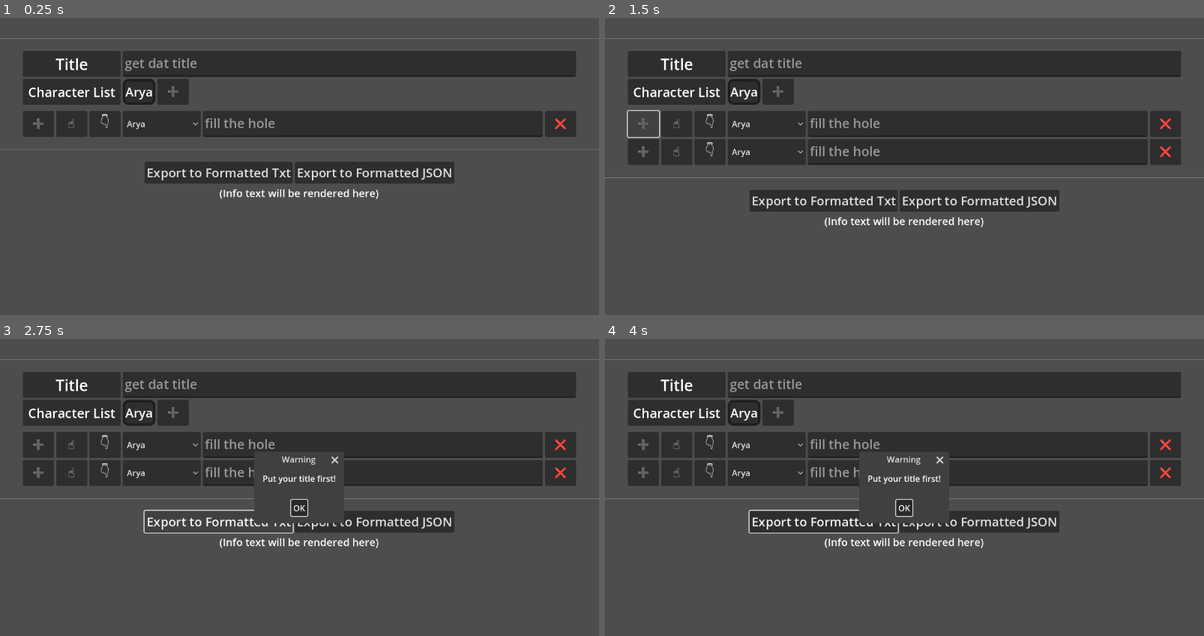
Above: before the commit, frames 1-4 (two rows, left to right).
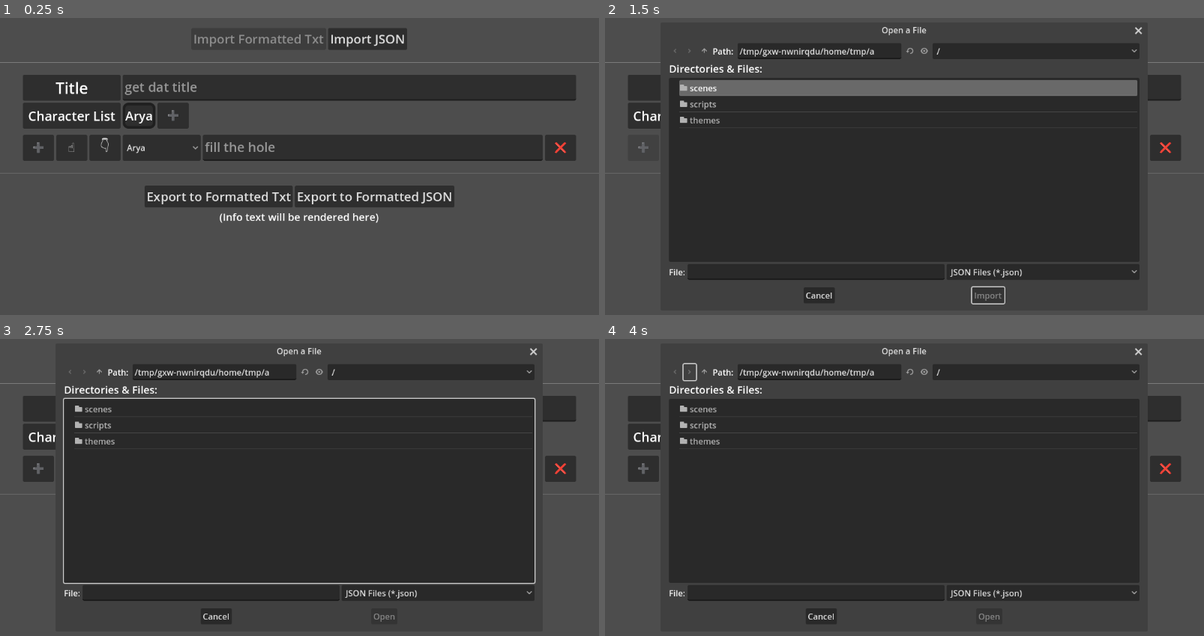
Above: after the commit, the same moments.

Repository: etherealxx/dramaturgamos-godot
Game: Godot game, scene res://scenes/main.tscn
Same seed, same stepped clock (60 frames per second), same inputs: the game is played once before the commit and once after it.
Inputs (mouse positions are in pixels of both pictures, inside the frame that each line leads up to):
- Up to frame 1 (0.25 s): no input
- Up to frame 2 (1.5 s): click (970, 38) at 0.5 s, where only the run after the commit has a clickable "Import JSON"; click "➕" at 1.25 s
- Up to frame 3 (2.75 s): click "Export to Formatted Txt" at 2 s
- Up to frame 4 (4 s): click "Export to Formatted JSON" at 2.75 s; click (688, 371) at 3.52 s

The runs differ from the first frame. In frame 1, 36% of the frame differs, in the area x 0-100%, y 3-70%; in frame 2, 41%, in the area x 0-100%, y 3-97%; in frame 3, 41%; in frame 4, 40%.

Commit message:
import mechanic. Lots of bugs

Diff:
--- a/scenes/main.tscn
+++ b/scenes/main.tscn
@@ -2,12 +2,12 @@
 
 [ext_resource type="PackedScene" uid="uid://dj2rbr7ktv3ej" path="res://scenes/line_container.tscn" id="1_6uodd"]
 [ext_resource type="Theme" uid="uid://h1w2iewujk03" path="res://themes/emoji_button_theme.tres" id="1_53uel"]
-[ext_resource type="Script" path="res://scripts/LineContainer/main.gd" id="1_ft4hh"]
-[ext_resource type="Script" path="res://scripts/MainVContainer.gd" id="2_qm2ib"]
-[ext_resource type="Script" path="res://scripts/LineContainer/export_buttons.gd" id="3_v5iiy"]
+[ext_resource type="Script" path="res://scripts/MainControl/main.gd" id="1_ft4hh"]
+[ext_resource type="Script" path="res://scripts/MainVContainer/MainVContainer.gd" id="2_fx1rs"]
+[ext_resource type="Script" path="res://scripts/MainVContainer/import_buttons.gd" id="3_paokd"]
 [ext_resource type="Script" path="res://scripts/MainVContainer/TitleLine.gd" id="3_x2al1"]
 [ext_resource type="Script" path="res://scripts/MainVContainer/CharacterList.gd" id="4_p3y4n"]
-[ext_resource type="Script" path="res://scripts/LineContainer/export_buttons2.gd" id="5_32sbc"]
+[ext_resource type="Script" path="res://scripts/MainVContainer/export_buttons.gd" id="5_32sbc"]
 [ext_resource type="PackedScene" uid="uid://b7xselvyevq7v" path="res://scenes/character_line.tscn" id="5_ubqmt"]
 
 [sub_resource type="Theme" id="Theme_ourpl"]
@@ -39,34 +39,29 @@
 [node name="MainVContainer" type="VBoxContainer" parent="ScrollContainer"]
 layout_mode = 2
 size_flags_horizontal = 3
-script = ExtResource("2_qm2ib")
+script = ExtResource("2_fx1rs")
 
 [node name="EmptyLine" type="Control" parent="ScrollContainer/MainVContainer"]
 custom_minimum_size = Vector2(0, 40)
 layout_mode = 2
 
 [node name="ImportButtons" type="HBoxContainer" parent="ScrollContainer/MainVContainer"]
-visible = false
 layout_mode = 2
 alignment = 1
-
-[node name="ExportVarbtn" type="Button" parent="ScrollContainer/MainVContainer/ImportButtons"]
-custom_minimum_size = Vector2(60, 0)
-layout_mode = 2
-theme = ExtResource("1_53uel")
-text = "Export to Godot Variant Txt"
-
-[node name="ExportTextbtn" type="Button" parent="ScrollContainer/MainVContainer/ImportButtons"]
-custom_minimum_size = Vector2(60, 0)
-layout_mode = 2
-theme = ExtResource("1_53uel")
-text = "Export to Formatted Txt"
-
-[node name="ExportJsonbtn" type="Button" parent="ScrollContainer/MainVContainer/ImportButtons"]
-custom_minimum_size = Vector2(60, 0)
-layout_mode = 2
-theme = ExtResource("1_53uel")
-text = "Export to Formatted JSON"
+script = ExtResource("3_paokd")
+
+[node name="ImportTextbtn" type="Button" parent="ScrollContainer/MainVContainer/ImportButtons"]
+custom_minimum_size = Vector2(60, 0)
+layout_mode = 2
+theme = ExtResource("1_53uel")
+disabled = true
+text = "Import Formatted Txt"
+
+[node name="ImportJsonbtn" type="Button" parent="ScrollContainer/MainVContainer/ImportButtons"]
+custom_minimum_size = Vector2(60, 0)
+layout_mode = 2
+theme = ExtResource("1_53uel")
+text = "Import JSON"
 
 [node name="Separator" type="HSeparator" parent="ScrollContainer/MainVContainer"]
 custom_minimum_size = Vector2(0, 40)
@@ -192,7 +187,6 @@
 visible = false
 layout_mode = 2
 alignment = 1
-script = ExtResource("3_v5iiy")
 
 [node name="ExportVarbtn" type="Button" parent="ScrollContainer/MainVContainer/ExportButtons_old"]
 custom_minimum_size = Vector2(60, 0)
@@ -228,18 +222,6 @@
 layout_mode = 2
 theme = ExtResource("1_53uel")
 text = "Export to Formatted JSON"
-
-[node name="ExportButtons2" type="HBoxContainer" parent="ScrollContainer/MainVContainer"]
-visible = false
-layout_mode = 2
-alignment = 1
-script = ExtResource("5_32sbc")
-
-[node name="Test" type="Button" parent="ScrollContainer/MainVContainer/ExportButtons2"]
-custom_minimum_size = Vector2(60, 0)
-layout_mode = 2
-theme = ExtResource("1_53uel")
-text = "Test"
 
 [node name="InfoText" type="Label" parent="ScrollContainer/MainVContainer"]
 layout_mode = 2
@@ -265,9 +247,8 @@
 unresizable = true
 dialog_text = "Put your title first!"
 
-[connection signal="pressed" from="ScrollContainer/MainVContainer/ImportButtons/ExportVarbtn" to="ScrollContainer/MainVContainer/ImportButtons" method="_on_export_varbtn_pressed"]
-[connection signal="pressed" from="ScrollContainer/MainVContainer/ImportButtons/ExportTextbtn" to="ScrollContainer/MainVContainer/ImportButtons" method="_on_export_textbtn_pressed"]
-[connection signal="pressed" from="ScrollContainer/MainVContainer/ImportButtons/ExportJsonbtn" to="ScrollContainer/MainVContainer/ImportButtons" method="_on_export_jsonbtn_pressed"]
+[connection signal="pressed" from="ScrollContainer/MainVContainer/ImportButtons/ImportTextbtn" to="ScrollContainer/MainVContainer/ImportButtons" method="_on_import_textbtn_pressed"]
+[connection signal="pressed" from="ScrollContainer/MainVContainer/ImportButtons/ImportJsonbtn" to="ScrollContainer/MainVContainer/ImportButtons" method="_on_import_jsonbtn_pressed"]
 [connection signal="pressed" from="ScrollContainer/MainVContainer/CharacterScroll/CharacterList/OKButton" to="ScrollContainer/MainVContainer/CharacterScroll/CharacterList" method="_on_ok_button_pressed"]
 [connection signal="pressed" from="ScrollContainer/MainVContainer/CharacterScroll/CharacterList/XButton" to="ScrollContainer/MainVContainer/CharacterScroll/CharacterList" method="_on_x_button_pressed"]
 [connection signal="pressed" from="ScrollContainer/MainVContainer/CharacterScroll/CharacterList/PlusButton" to="ScrollContainer/MainVContainer/CharacterScroll/CharacterList" method="_on_plus_button_pressed"]
@@ -276,5 +257,4 @@
 [connection signal="pressed" from="ScrollContainer/MainVContainer/ExportButtons_old/ExportJsonbtn" to="ScrollContainer/MainVContainer/ExportButtons_old" method="_on_export_jsonbtn_pressed"]
 [connection signal="pressed" from="ScrollContainer/MainVContainer/ExportButtons/ExportTextbtn" to="ScrollContainer/MainVContainer/ExportButtons" method="_on_export_textbtn_pressed"]
 [connection signal="pressed" from="ScrollContainer/MainVContainer/ExportButtons/ExportJsonbtn" to="ScrollContainer/MainVContainer/ExportButtons" method="_on_export_jsonbtn_pressed"]
-[connection signal="pressed" from="ScrollContainer/MainVContainer/ExportButtons2/Test" to="ScrollContainer/MainVContainer/ExportButtons2" method="_on_test_pressed"]
 [connection signal="pressed" from="ScrollContainer/MainVContainer/Button" to="." method="_on_button_pressed"]
--- a/scripts/LineContainer/File_Dialog.gd
+++ /dev/null
@@ -1,12 +0,0 @@
-extends FileDialog
-
-
-# Called when the node enters the scene tree for the first time.
-func _ready():
-	#set_filters(PackedStringArray(["*.json ; JSON Files"]))
-	pass
-
-
-# Called every frame. 'delta' is the elapsed time since the previous frame.
-func _process(delta):
-	pass
--- a/scripts/LineContainer/line_container.gd
+++ b/scripts/LineContainer/line_container.gd
@@ -33,6 +33,9 @@
 
 func set_character_names(_character_names):
 	character_names = _character_names
+
+func set_dialog(text):
+	dialogtext.set_text(text)
 
 func update_character(namelist : Array[String] = character_names):
 	var option_itemlist : Array[String]
@@ -73,7 +76,9 @@
 	return null
 
 func get_character():
-	return charaoption.get_item_text(charaoption.get_selected())
+	var chara_name = charaoption.get_item_text(charaoption.get_selected())
+	if chara_name:
+		return chara_name
 
 func set_character_by_name(chara_name : String):
 	var select_index = 0
@@ -83,6 +88,8 @@
 				if charaoption.get_item_text(chara_index) == chara_name:
 					charaoption.selected = chara_index
 					break
+	charaoption.add_item(chara_name)
+	update_character()
 	#charaoption.set_item_text(chara)
 
 func get_dialog():
--- a/scripts/MainVContainer.gd
+++ /dev/null
@@ -1,11 +0,0 @@
-extends VBoxContainer
-
-var first_two_names := ["", ""]
-
-@onready var charlist = $CharacterScroll/CharacterList
-
-func _ready():
-	charlist.update_all_name_list()
-
-func fill_first_two_names(index, chara):
-	first_two_names.insert(index, chara)
--- a/scripts/MainVContainer/CharacterList.gd
+++ b/scripts/MainVContainer/CharacterList.gd
@@ -21,11 +21,11 @@
 			name_array.append(child.get_text())
 	return name_array
 
-func update_all_name_list():
+func update_all_name_list(namelist : Array[String] = check_available_name()):
 	for iternumber : int in parent.get_child_count():
 		var child = parent.get_child(iternumber)
 		if "islinecontainer" in parent.get_child(iternumber):
-			child.update_character(check_available_name())
+			child.update_character(namelist)
 
 func _on_ok_button_pressed():
 	var new_chara_name = textbox.get_text()
--- /dev/null
+++ b/scripts/MainVContainer/MainVContainer.gd
@@ -0,0 +1,56 @@
+extends VBoxContainer
+
+var first_two_names := ["", ""]
+
+@onready var charlist = $CharacterScroll/CharacterList
+
+func _ready():
+	charlist.update_all_name_list()
+
+func fill_first_two_names(index, chara):
+	first_two_names.insert(index, chara)
+
+func get_linecontainer_amount():
+	var iter_linecontainer = 0
+	for iternumber : int in self.get_child_count():
+		var child = self.get_child(iternumber)
+		if "islinecontainer" in child:
+				iter_linecontainer += 1
+	return iter_linecontainer
+
+func get_linecontainer_at_index(index : int):
+	var iter_linecontainer = 0
+	for iternumber : int in self.get_child_count():
+		var child = self.get_child(iternumber)
+		if "islinecontainer" in child:
+			if iter_linecontainer == index:
+				return child
+			else:
+				iter_linecontainer += 1
+	return null
+
+func append_line_container(character, dialog):
+	var new_linecont = load("res://scenes/line_container.tscn").instantiate()
+	var last_linecont = get_linecontainer_at_index(get_linecontainer_amount() - 1)
+	last_linecont.add_sibling(new_linecont)
+	#print(self.get_script())
+	#print(new_linecont.get_script())
+	new_linecont.set_script(last_linecont.get_script())
+	new_linecont.set_character_names(new_linecont.character_names)
+	new_linecont.update_character()
+	new_linecont.set_character_by_name(character)
+	new_linecont.set_dialog(dialog)
+	#last_linecont.check_first_two()
+	#
+	#var new_linecont_index : int = new_linecont.check_linecontainer_index(new_linecont)
+	#print("index ", new_linecont_index)
+	#if new_linecont_index > 1: # 3rd and up
+		#var prev_name = get_linecontainer_at_index(new_linecont_index - 1).get_character()
+		#
+		#if prev_name == first_two_names[0]:
+			#print("yes 0")
+			#new_linecont.set_character_by_name(first_two_names[1])
+		#elif prev_name == first_two_names[1]:
+			#print("yes 0")
+			#new_linecont.set_character_by_name(first_two_names[0])
+			#
--- a/scripts/MainVContainer/TitleLine.gd
+++ b/scripts/MainVContainer/TitleLine.gd
@@ -4,3 +4,6 @@
 
 func get_title():
 	return titletextbox.get_text()
+
+func set_title(title):
+	titletextbox.set_text(title)
--- a/scripts/LineContainer/export_buttons2.gd
+++ b/scripts/MainVContainer/export_buttons.gd
@@ -19,8 +19,11 @@
 	if savetitle:
 		print(parent.get_node("TitleLine").get_title())
 		filedialog.set_filters(filter)
+		filedialog.set_file_mode(4) # save
+		filedialog.set_ok_button_text("Save")
+		filedialog.set_current_file("%s.%s" % [savetitle, extension])
 		filedialog.show()
-		filedialog.set_current_file("%s.%s" % [savetitle, extension])
+
 	else:
 		alert.show()
 
@@ -79,7 +82,7 @@
 			printx("Formatted text exported successfully\nLocated in %s" % path)
 		else:
 			printx("Error opening the file for writing")
-
+		waitfor = String()
 func _on_export_textbtn_pressed():
 	waitfor = "txtexport"
 	var filter = PackedStringArray(["*.txt ; Text Files"])
--- /dev/null
+++ b/scripts/MainVContainer/import_buttons.gd
@@ -0,0 +1,103 @@
+extends HBoxContainer
+
+@onready var parent = get_parent()
+@onready var infotext = parent.get_node("InfoText")
+@onready var filedialog : FileDialog = get_tree().current_scene.get_node("FileDialog")
+@onready var alert : AcceptDialog = get_tree().current_scene.get_node("AlertPopup")
+
+var waitfor : String
+
+func _ready():
+	filedialog.file_selected.connect(_on_file_chosen)
+
+func printx(variant):
+	infotext.set_text(str(variant))
+	print(variant)
+
+func filedialog_popup(mode := "", filter = PackedStringArray(), extension := "", filetitle := ""):
+	if filter:
+		filedialog.set_filters(filter)
+	if mode == "save":
+		var savetitle = parent.get_node("TitleLine").get_title()
+		filedialog.set_file_mode(4) # save
+		filedialog.set_ok_button_text("Save")
+		filedialog.set_current_file("%s.%s" % [savetitle, extension])
+	elif mode == "open":
+		filedialog.set_file_mode(0) # open one file
+		filedialog.set_ok_button_text("Import")
+
+	filedialog.show()
+
+func check_filled_title(filter : PackedStringArray, extension : String):
+	var savetitle = parent.get_node("TitleLine").get_title()
+	if savetitle:
+		filedialog_popup("save", filter, extension)
+	else:
+		alert.show()
+
+func _on_file_chosen(path):
+	if waitfor == "jsonimport":
+		var file_path : String = path
+		var file: FileAccess = FileAccess.open(file_path, FileAccess.READ)
+
+		if file != null:
+			var json_string = file.get_as_text()
+			var json_cutscene_dict : Dictionary = JSON.parse_string(json_string).get("Cutscene")
+			parent.get_node("TitleLine").set_title(json_cutscene_dict["Title"])
+
+			var new_names : Array[String] = []
+			for sentence_dict : Dictionary in json_cutscene_dict["Sentences"]:
+				if not new_names.has(sentence_dict["character"]):
+					new_names.append(sentence_dict["character"])
+
+			if !new_names.is_empty():
+				$"../CharacterScroll/CharacterList".update_all_name_list(new_names)
+
+			for sentence_dict : Dictionary in json_cutscene_dict["Sentences"]:
+				parent.append_line_container(	sentence_dict["character"],
+												sentence_dict["dialog"],)
+
+			#for value in json_dict.values():
+				#print(value)
+
+			#print(json_var)
+			file.close()
+
+			printx("Formatted JSON imported successfully.")
+		else:
+			printx("Error opening the file for reading")
+
+		waitfor = String()
+	elif waitfor == "txtexport":
+		var title = parent.get_node("TitleLine").get_title()
+
+		var dialogue_text : String
+		for iternumber : int in parent.get_child_count():
+			var child = parent.get_child(iternumber)
+			if "islinecontainer" in child:
+				if child.get_dialog() != "":
+					var sentence_text : String = child.get_character() + " : " + child.get_dialog()
+					dialogue_text += sentence_text + "\n"
+
+		var file_path : String = path
+		var file: FileAccess = FileAccess.open(file_path, FileAccess.WRITE)
+
+		if file != null:
+			file.store_string(dialogue_text)
+
+			file.close()
+
+			printx("Formatted text exported successfully\nLocated in %s" % path)
+		else:
+			printx("Error opening the file for writing")
+		waitfor = String()
+
+func _on_import_textbtn_pressed():
+	waitfor = "txtimport"
+	var filter = PackedStringArray(["*.txt ; Text Files"])
+	filedialog_popup("open", filter, "txt")
+
+func _on_import_jsonbtn_pressed():
+	waitfor = "jsonimport"
+	var filter = PackedStringArray(["*.json ; JSON Files"])
+	filedialog_popup("open", filter, "json")
Renamed: scripts/LineContainer/main.gd -> scripts/MainControl/main.gd
Renamed: scripts/LineContainer/export_buttons.gd -> scripts/MainVContainer/export_buttons_old.gd
